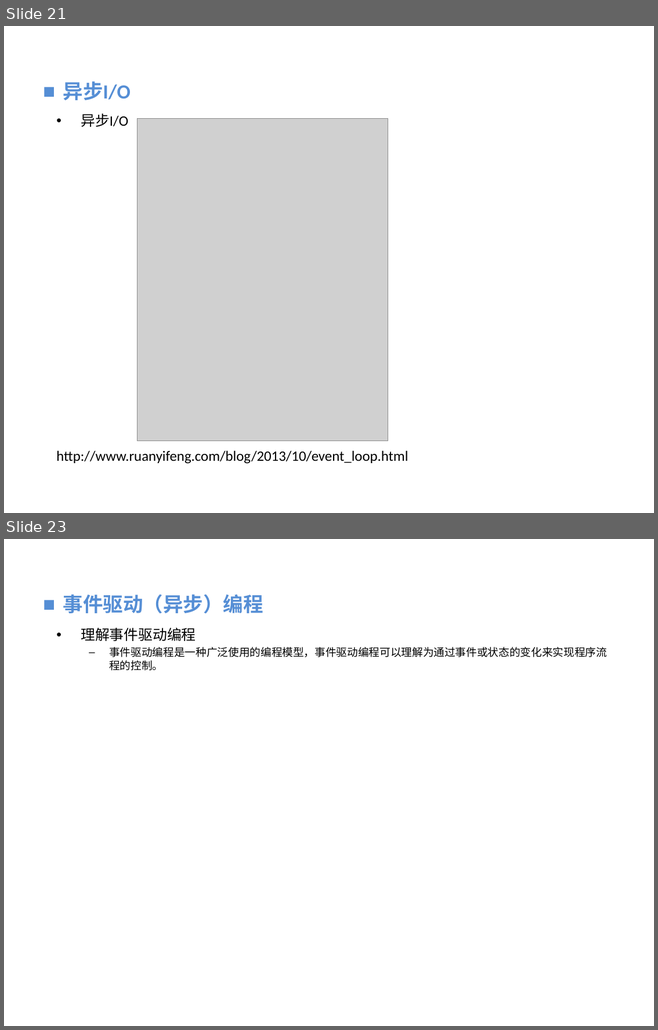
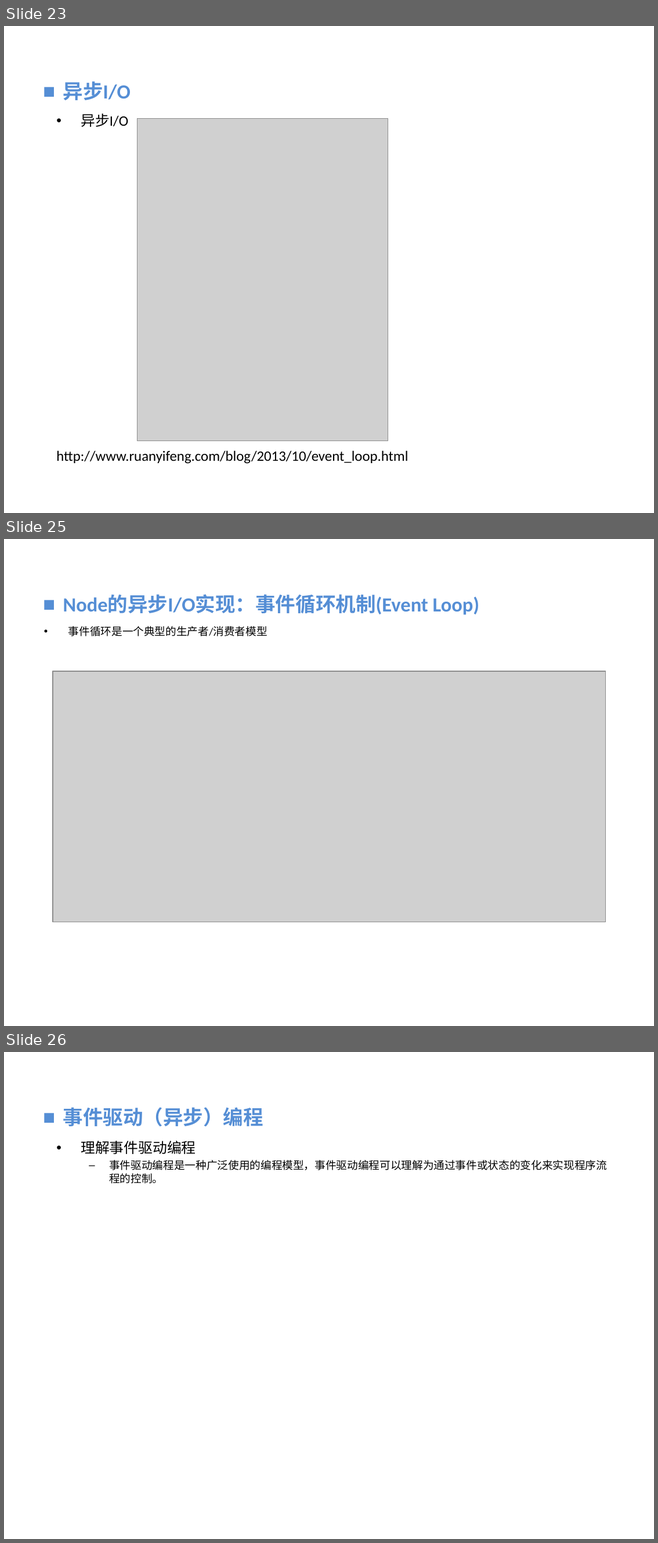
Before and after one commit to vaik/Documents, a slide deck: 我的分享/NodeJS基础概念理解.ppt. Shown one above the other, each under a label of ours: slides 21 and 23 before the commit, slides 23, 25 and 26 after it; the slides between them are not shown. The pictures are 658x1030 and 658x1543 pixels, drawn with LibreOffice and Linux fonts; fonts in the diff are those of the drawing; grey boxes stand for pictures; background and template pictures are left out. Boxes give left, top, right and bottom in pixels: in the first picture for what was removed or moved away, otherwise in the second. Text is boxed around its words. In the diff, an @@ line names an element or a change of style, - is before the commit and + after.

```diff
--- a/我的分享/NodeJS基础概念理解.ppt
+++ b/我的分享/NodeJS基础概念理解.ppt
@@ slide 25 added at box(4, 539, 654, 1026), background picture (left out) @@
@@ text added at box(63, 595, 479, 615), 22.2 pt, text #558ED5, bold @@
+■ Node的异步I/O实现：事件循环机制(Event Loop)
@@ text added at box(68, 626, 267, 636), 12 pt, text #000000 @@
+• 事件循环是一个典型的生产者/消费者模型
@@ picture added at box(53, 671, 605, 922) @@
@@ what was slide 21 is now slide 23 @@
@@ what was slide 23 is now slide 26 @@
```
Also in this commit, not shown: 4 slides changed, 2 other slides added.
